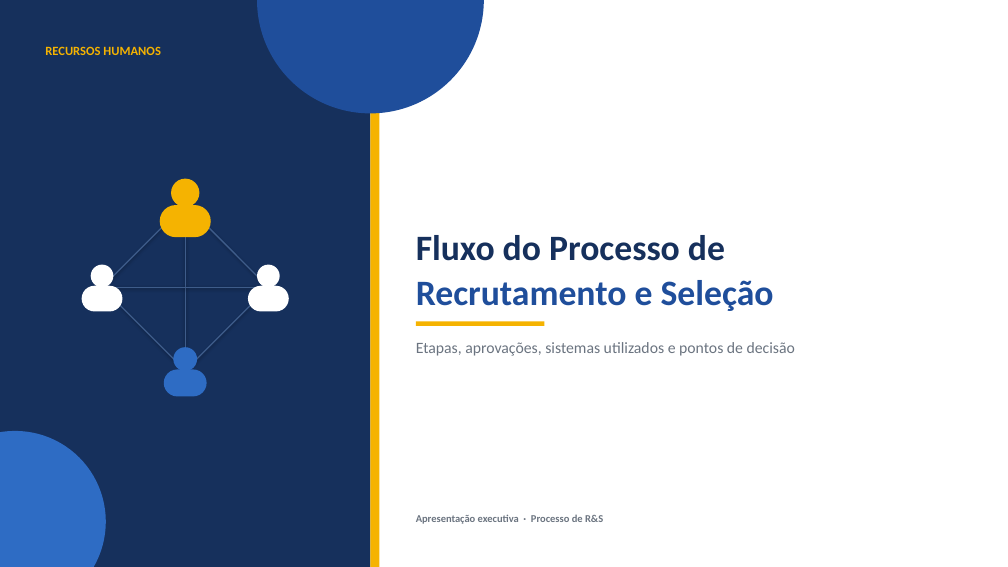
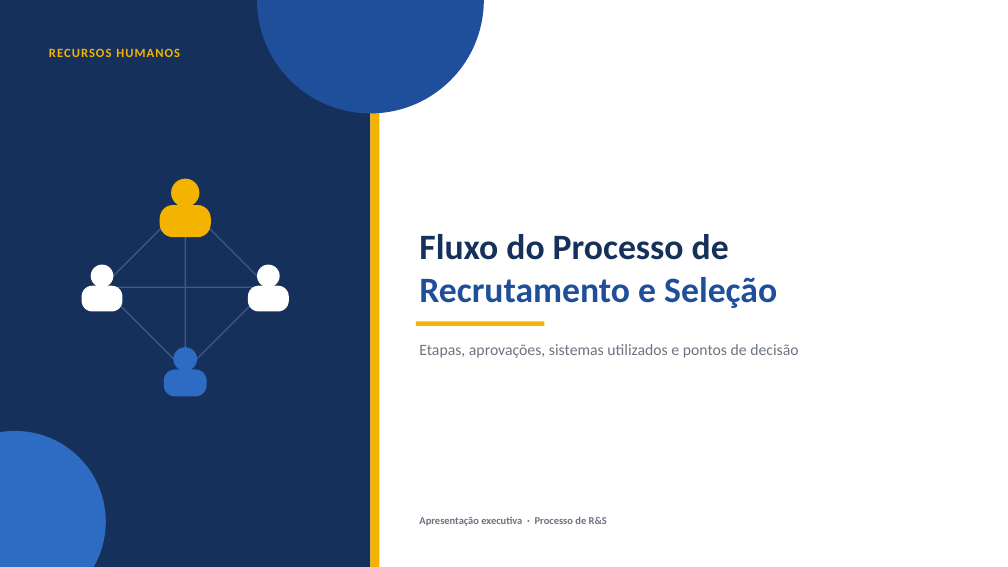
Before and after one commit to deborah-andrade846/PPT---RH, a slide deck: slide 1 of Fluxo_Recrutamento_Selecao.pptx. Drawn at 1008x567 pixels with LibreOffice and Linux fonts; fonts in the diff are those of the drawing. Boxes give left, top, right and bottom in pixels: in the first picture for what was removed or moved away, otherwise in the second. Text is boxed around its words. In the diff, an @@ line names an element or a change of style, - is before the commit and + after.

```diff
--- a/Fluxo_Recrutamento_Selecao.pptx
+++ b/Fluxo_Recrutamento_Selecao.pptx
@@ text "RECURSOS HUMANOS" at (49,48,180,57): letter spacing 0 to 1 pt; less space between paragraphs @@
@@ less space between paragraphs in 3 elements at (419,234,777,308), (419,344,798,358), (419,516,607,526) @@
```
Also in this commit, not shown: 2 other slides changed, 1 other file.
